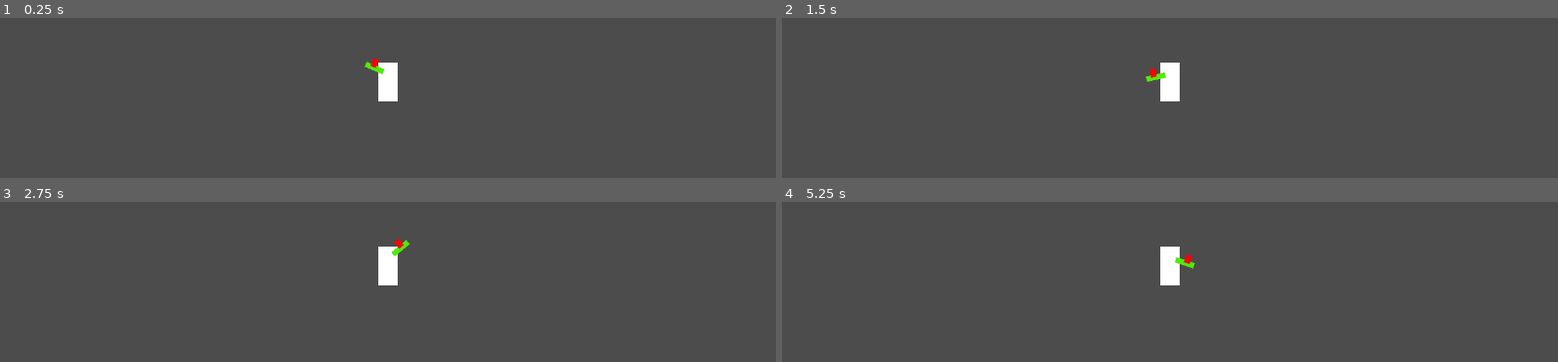
Above: before the commit, frames 1-4 (two rows, left to right).
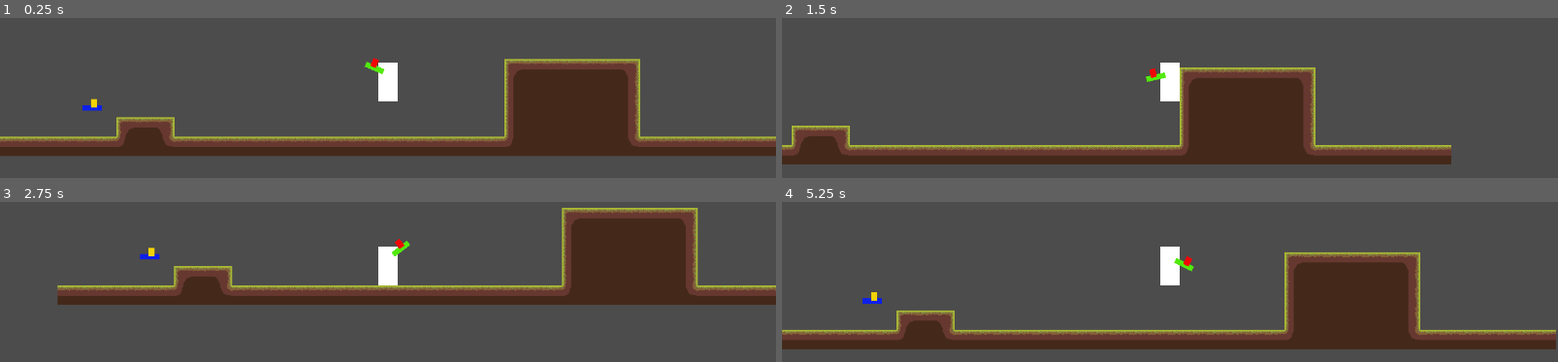
Above: after the commit, the same moments.

Repository: LuizzDutra/Remorse-of-Blue-Pen
Game: Godot game, scene res://Scenes/Levels/Level1.tscn
Same seed, same stepped clock (60 frames per second), same inputs: the game is played once before the commit and once after it. This scene is started directly instead of the project's main scene.
Inputs (mouse positions are in pixels of both pictures, inside the frame that each line leads up to):
- Up to frame 1 (0.25 s): no input
- Up to frame 2 (1.5 s): move the mouse to (1340, 72) at 0.52 s; hold Shift (dash) 0.53-1.28 s; hold D (move_right) from 0.53 s (still down); tap W (jump) at 0.77 s; move the mouse to (1014, 109) at 1.27 s; tap E (interact) at 1.35 s
- Up to frame 3 (2.75 s): tap W (jump) at 1.52 s; move the mouse to (outside the picture) at 2.02 s; release D (move_right) at 2.03 s; hold A (move_left) from 2.03 s (still down); click (outside the picture) at 2.1 s
- Up to frame 4 (5.25 s): move the mouse to (1131, 347) at 2.77 s; release A (move_left) at 2.78 s; hold D (move_right) 2.78-4.28 s; tap Shift (dash) at 2.85 s; tap W (jump) at 3.02, 3.77, 4.52 s; move the mouse to (1402, 330) at 3.52 s; tap E (interact) at 3.6 s; move the mouse to (937, 221) at 4.27 s; hold A (move_left) 4.28-5.03 s; click (937, 221) at 4.35 s; move the mouse to (1208, 275) at 5.02 s; hold D (move_right) from 5.03 s (still down); hold Shift (dash) from 5.03 s (still down)

The runs differ from the first frame. In frame 1, 22% of the frame differs, in the area x 0-100%, y 25-87%; in frame 2, 20%; in frame 3, 21%; in frame 4, 22%, in the area x 0-100%, y 31-93%.
Error in both runs: Attempt to call function 'add_child' in base 'null instance' on a null instance. (res://Scripts/Receiver.gd:20)

Commit message:
grass tileset

Diff:
--- /dev/null
+++ b/Assets/Sprites/TileSets/tilesetgrama.tres
@@ -0,0 +1,260 @@
+[gd_resource type="TileSet" load_steps=13 format=2]
+
+[ext_resource path="res://Assets/Sprites/TileSets/Blue_Pen_Grama_tileset.png" type="Texture" id=1]
+[ext_resource path="res://Assets/Sprites/TileSets/Blue_Pen_drama_til2.png" type="Texture" id=2]
+
+[sub_resource type="ConvexPolygonShape2D" id=1]
+points = PoolVector2Array( 32, 32, 0, 32, 0, 0, 32, 0 )
+
+[sub_resource type="ConvexPolygonShape2D" id=2]
+points = PoolVector2Array( 32, 32, 0, 32, 0, 0, 32, 0 )
+
+[sub_resource type="ConvexPolygonShape2D" id=10]
+points = PoolVector2Array( 32, 32, 0, 32, 0, 0, 32, 0 )
+
+[sub_resource type="ConvexPolygonShape2D" id=3]
+points = PoolVector2Array( 32, 32, 0, 32, 0, 0, 32, 0 )
+
+[sub_resource type="ConvexPolygonShape2D" id=4]
+points = PoolVector2Array( 32, 32, 0, 32, 0, 0, 32, 0 )
+
+[sub_resource type="ConvexPolygonShape2D" id=6]
+points = PoolVector2Array( 32, 32, 0, 32, 0, 0, 32, 0 )
+
+[sub_resource type="ConvexPolygonShape2D" id=7]
+points = PoolVector2Array( 32, 32, 0, 32, 0, 0, 32, 0 )
+
+[sub_resource type="ConvexPolygonShape2D" id=8]
+points = PoolVector2Array( 32, 32, 0, 32, 0, 0, 32, 0 )
+
+[sub_resource type="ConvexPolygonShape2D" id=9]
+points = PoolVector2Array( 32, 32, 0, 32, 0, 0, 32, 0 )
+
+[sub_resource type="ConvexPolygonShape2D" id=11]
+points = PoolVector2Array( 32, 32, 0, 32, 0, 0, 32, 0 )
+
+[resource]
+0/name = "Blue_Pen_Grama_tileset.png 0"
+0/texture = ExtResource( 1 )
+0/tex_offset = Vector2( 0, 0 )
+0/modulate = Color( 1, 1, 1, 1 )
+0/region = Rect2( 0, 0, 32, 32 )
+0/tile_mode = 0
+0/occluder_offset = Vector2( 0, 0 )
+0/navigation_offset = Vector2( 0, 0 )
+0/shape_offset = Vector2( 0, 0 )
+0/shape_transform = Transform2D( 1, 0, 0, 1, 0, 0 )
+0/shape = SubResource( 1 )
+0/shape_one_way = false
+0/shape_one_way_margin = 1.0
+0/shapes = [ {
+"autotile_coord": Vector2( 0, 0 ),
+"one_way": false,
+"one_way_margin": 1.0,
+"shape": SubResource( 1 ),
+"shape_transform": Transform2D( 1, 0, 0, 1, 0, 0 )
+} ]
+0/z_index = 0
+1/name = "Blue_Pen_Grama_tileset.png 1"
+1/texture = ExtResource( 1 )
+1/tex_offset = Vector2( 0, 0 )
+1/modulate = Color( 1, 1, 1, 1 )
+1/region = Rect2( 32, 0, 32, 32 )
+1/tile_mode = 0
+1/occluder_offset = Vector2( 0, 0 )
+1/navigation_offset = Vector2( 0, 0 )
+1/shape_offset = Vector2( 0, 0 )
+1/shape_transform = Transform2D( 1, 0, 0, 1, 0, 0 )
+1/shape = SubResource( 2 )
+1/shape_one_way = false
+1/shape_one_way_margin = 1.0
+1/shapes = [ {
+"autotile_coord": Vector2( 0, 0 ),
+"one_way": false,
+"one_way_margin": 1.0,
+"shape": SubResource( 2 ),
+"shape_transform": Transform2D( 1, 0, 0, 1, 0, 0 )
+} ]
+1/z_index = 0
+2/name = "Blue_Pen_Grama_tileset.png 2"
+2/texture = ExtResource( 1 )
+2/tex_offset = Vector2( 0, 0 )
+2/modulate = Color( 1, 1, 1, 1 )
+2/region = Rect2( 64, 0, 32, 32 )
+2/tile_mode = 0
+2/occluder_offset = Vector2( 0, 0 )
+2/navigation_offset = Vector2( 0, 0 )
+2/shape_offset = Vector2( 0, 0 )
+2/shape_transform = Transform2D( 1, 0, 0, 1, 0, 0 )
+2/shape = SubResource( 3 )
+2/shape_one_way = false
+2/shape_one_way_margin = 1.0
+2/shapes = [ {
+"autotile_coord": Vector2( 0, 0 ),
+"one_way": false,
+"one_way_margin": 1.0,
+"shape": SubResource( 3 ),
+"shape_transform": Transform2D( 1, 0, 0, 1, 0, 0 )
+} ]
+2/z_index = 0
+3/name = "Blue_Pen_Grama_tileset.png 3"
+3/texture = ExtResource( 1 )
+3/tex_offset = Vector2( 0, 0 )
+3/modulate = Color( 1, 1, 1, 1 )
+3/region = Rect2( 0, 32, 32, 32 )
+3/tile_mode = 0
+3/occluder_offset = Vector2( 0, 0 )
+3/navigation_offset = Vector2( 0, 0 )
+3/shape_offset = Vector2( 0, 0 )
+3/shape_transform = Transform2D( 1, 0, 0, 1, 0, 0 )
+3/shape = SubResource( 4 )
+3/shape_one_way = false
+3/shape_one_way_margin = 1.0
+3/shapes = [ {
+"autotile_coord": Vector2( 0, 0 ),
+"one_way": false,
+"one_way_margin": 1.0,
+"shape": SubResource( 4 ),
+"shape_transform": Transform2D( 1, 0, 0, 1, 0, 0 )
+} ]
+3/z_index = 0
+4/name = "Blue_Pen_Grama_tileset.png 4"
+4/texture = ExtResource( 1 )
+4/tex_offset = Vector2( 0, 0 )
+4/modulate = Color( 1, 1, 1, 1 )
+4/region = Rect2( 32, 32, 32, 32 )
+4/tile_mode = 0
+4/occluder_offset = Vector2( 0, 0 )
+4/navigation_offset = Vector2( 0, 0 )
+4/shape_offset = Vector2( 0, 0 )
+4/shape_transform = Transform2D( 1, 0, 0, 1, 0, 0 )
+4/shape_one_way = false
+4/shape_one_way_margin = 0.0
+4/shapes = [  ]
+4/z_index = 0
+5/name = "Blue_Pen_Grama_tileset.png 5"
+5/texture = ExtResource( 1 )
+5/tex_offset = Vector2( 0, 0 )
+5/modulate = Color( 1, 1, 1, 1 )
+5/region = Rect2( 64, 32, 32, 32 )
+5/tile_mode = 0
+5/occluder_offset = Vector2( 0, 0 )
+5/navigation_offset = Vector2( 0, 0 )
+5/shape_offset = Vector2( 0, 0 )
+5/shape_transform = Transform2D( 1, 0, 0, 1, 0, 0 )
+5/shape = SubResource( 6 )
+5/shape_one_way = false
+5/shape_one_way_margin = 1.0
+5/shapes = [ {
+"autotile_coord": Vector2( 0, 0 ),
+"one_way": false,
+"one_way_margin": 1.0,
+"shape": SubResource( 6 ),
+"shape_transform": Transform2D( 1, 0, 0, 1, 0, 0 )
+} ]
+5/z_index = 0
+6/name = "Blue_Pen_Grama_tileset.png 6"
+6/texture = ExtResource( 1 )
+6/tex_offset = Vector2( 0, 0 )
+6/modulate = Color( 1, 1, 1, 1 )
+6/region = Rect2( 0, 64, 32, 32 )
+6/tile_mode = 0
+6/occluder_offset = Vector2( 0, 0 )
+6/navigation_offset = Vector2( 0, 0 )
+6/shape_offset = Vector2( 0, 0 )
+6/shape_transform = Transform2D( 1, 0, 0, 1, 0, 0 )
+6/shape = SubResource( 7 )
+6/shape_one_way = false
+6/shape_one_way_margin = 1.0
+6/shapes = [ {
+"autotile_coord": Vector2( 0, 0 ),
+"one_way": false,
+"one_way_margin": 1.0,
+"shape": SubResource( 7 ),
+"shape_transform": Transform2D( 1, 0, 0, 1, 0, 0 )
+} ]
+6/z_index = 0
+7/name = "Blue_Pen_Grama_tileset.png 7"
+7/texture = ExtResource( 1 )
+7/tex_offset = Vector2( 0, 0 )
+7/modulate = Color( 1, 1, 1, 1 )
+7/region = Rect2( 32, 64, 32, 32 )
+7/tile_mode = 0
+7/occluder_offset = Vector2( 0, 0 )
+7/navigation_offset = Vector2( 0, 0 )
+7/shape_offset = Vector2( 0, 0 )
+7/shape_transform = Transform2D( 1, 0, 0, 1, 0, 0 )
+7/shape = SubResource( 8 )
+7/shape_one_way = false
+7/shape_one_way_margin = 1.0
+7/shapes = [ {
+"autotile_coord": Vector2( 0, 0 ),
+"one_way": false,
+"one_way_margin": 1.0,
+"shape": SubResource( 8 ),
+"shape_transform": Transform2D( 1, 0, 0, 1, 0, 0 )
+} ]
+7/z_index = 0
+8/name = "Blue_Pen_Grama_tileset.png 8"
+8/texture = ExtResource( 1 )
+8/tex_offset = Vector2( 0, 0 )
+8/modulate = Color( 1, 1, 1, 1 )
+8/region = Rect2( 64, 64, 32, 32 )
+8/tile_mode = 0
+8/occluder_offset = Vector2( 0, 0 )
+8/navigation_offset = Vector2( 0, 0 )
+8/shape_offset = Vector2( 0, 0 )
+8/shape_transform = Transform2D( 1, 0, 0, 1, 0, 0 )
+8/shape = SubResource( 9 )
+8/shape_one_way = false
+8/shape_one_way_margin = 1.0
+8/shapes = [ {
+"autotile_coord": Vector2( 0, 0 ),
+"one_way": false,
+"one_way_margin": 1.0,
+"shape": SubResource( 9 ),
+"shape_transform": Transform2D( 1, 0, 0, 1, 0, 0 )
+} ]
+8/z_index = 0
+9/name = "Blue_Pen_drama_til2.png 9"
+9/texture = ExtResource( 2 )
+9/tex_offset = Vector2( 0, 0 )
+9/modulate = Color( 1, 1, 1, 1 )
+9/region = Rect2( 0, 0, 32, 32 )
+9/tile_mode = 0
+9/occluder_offset = Vector2( 0, 0 )
+9/navigation_offset = Vector2( 0, 0 )
+9/shape_offset = Vector2( 0, 0 )
+9/shape_transform = Transform2D( 1, 0, 0, 1, 0, 0 )
+9/shape = SubResource( 11 )
+9/shape_one_way = false
+9/shape_one_way_margin = 1.0
+9/shapes = [ {
+"autotile_coord": Vector2( 0, 0 ),
+"one_way": false,
+"one_way_margin": 1.0,
+"shape": SubResource( 11 ),
+"shape_transform": Transform2D( 1, 0, 0, 1, 0, 0 )
+} ]
+9/z_index = 0
+10/name = "Blue_Pen_drama_til2.png 10"
+10/texture = ExtResource( 2 )
+10/tex_offset = Vector2( 0, 0 )
+10/modulate = Color( 1, 1, 1, 1 )
+10/region = Rect2( 32, 0, 32, 32 )
+10/tile_mode = 0
+10/occluder_offset = Vector2( 0, 0 )
+10/navigation_offset = Vector2( 0, 0 )
+10/shape_offset = Vector2( 0, 0 )
+10/shape_transform = Transform2D( 1, 0, 0, 1, 0, 0 )
+10/shape = SubResource( 10 )
+10/shape_one_way = false
+10/shape_one_way_margin = 1.0
+10/shapes = [ {
+"autotile_coord": Vector2( 0, 0 ),
+"one_way": false,
+"one_way_margin": 1.0,
+"shape": SubResource( 10 ),
+"shape_transform": Transform2D( 1, 0, 0, 1, 0, 0 )
+} ]
+10/z_index = 0
--- a/Scenes/Levels/Level1.tscn
+++ b/Scenes/Levels/Level1.tscn
@@ -1,19 +1,19 @@
-[gd_scene load_steps=3 format=2]
+[gd_scene load_steps=4 format=2]
 
 [ext_resource path="res://Scenes/Player.tscn" type="PackedScene" id=1]
-
-[sub_resource type="RectangleShape2D" id=1]
-extents = Vector2( 639, 27 )
+[ext_resource path="res://Assets/Sprites/TileSets/tilesetgrama.tres" type="TileSet" id=2]
+[ext_resource path="res://Scenes/Enemy.tscn" type="PackedScene" id=3]
 
 [node name="Level1" type="Node2D"]
 
 [node name="Player" parent="." instance=ExtResource( 1 )]
 
-[node name="StaticBody2D" type="StaticBody2D" parent="."]
-position = Vector2( 11, 132 )
-__meta__ = {
-"_edit_group_": true
-}
+[node name="Enemy" parent="." instance=ExtResource( 3 )]
+position = Vector2( -514, 77 )
 
-[node name="CollisionShape2D" type="CollisionShape2D" parent="StaticBody2D"]
-shape = SubResource( 1 )
+[node name="TileMap" type="TileMap" parent="."]
+tile_set = ExtResource( 2 )
+cell_size = Vector2( 32, 32 )
+collision_layer = 129
+format = 1
+tile_data = PoolIntArray( -65530, 0, 0, -65529, 1, 0, -65528, 1, 0, -65527, 1, 0, -65526, 1, 0, -65525, 1, 0, -65524, 2, 0, 6, 3, 0, 7, 4, 0, 8, 4, 0, 9, 4, 0, 10, 4, 0, 11, 4, 0, 12, 5, 0, 65542, 3, 0, 65543, 4, 0, 65544, 4, 0, 65545, 4, 0, 65546, 4, 0, 65547, 4, 0, 65548, 5, 0, 196594, 0, 0, 196595, 1, 0, 196596, 2, 0, 131078, 3, 0, 131079, 4, 0, 131080, 4, 0, 131081, 4, 0, 131082, 4, 0, 131083, 4, 0, 131084, 5, 0, 262124, 1, 0, 262125, 1, 0, 262126, 1, 0, 262127, 1, 0, 262128, 1, 0, 262129, 1, 0, 262130, 9, 0, 262131, 4, 0, 262132, 10, 0, 262133, 1, 0, 262134, 1, 0, 262135, 1, 0, 262136, 1, 0, 262137, 1, 0, 262138, 1, 0, 262139, 1, 0, 262140, 1, 0, 262141, 1, 0, 262142, 1, 0, 262143, 1, 0, 196608, 1, 0, 196609, 1, 0, 196610, 1, 0, 196611, 1, 0, 196612, 1, 0, 196613, 1, 0, 196614, 9, 0, 196615, 4, 0, 196616, 4, 0, 196617, 4, 0, 196618, 4, 0, 196619, 4, 0, 196620, 10, 0, 196621, 1, 0, 196622, 1, 0, 196623, 1, 0, 196624, 1, 0, 196625, 1, 0, 196626, 1, 0, 196627, 1, 0 )
--- a/project.godot
+++ b/project.godot
@@ -50,6 +50,30 @@
 
 common/drop_mouse_on_gui_input_disabled=true
 
+[importer_defaults]
+
+texture={
+"compress/bptc_ldr": 0,
+"compress/hdr_mode": 0,
+"compress/lossy_quality": 0.7,
+"compress/mode": 0,
+"compress/normal_map": 0,
+"detect_3d": false,
+"flags/anisotropic": false,
+"flags/filter": false,
+"flags/mipmaps": false,
+"flags/repeat": 0,
+"flags/srgb": 2,
+"process/HDR_as_SRGB": false,
+"process/fix_alpha_border": true,
+"process/invert_color": false,
+"process/normal_map_invert_y": false,
+"process/premult_alpha": false,
+"size_limit": 0,
+"stream": false,
+"svg/scale": 1.0
+}
+
 [input]
 
 jump={
Binary file added: Assets/Sprites/TileSets/Blue_Pen_Grama_tileset.png
Not shown, added: Assets/Sprites/TileSets/Blue_Pen_Grama_tileset.png.import
Binary file added: Assets/Sprites/TileSets/Blue_Pen_drama_til2.png
Not shown, added: Assets/Sprites/TileSets/Blue_Pen_drama_til2.png.import
